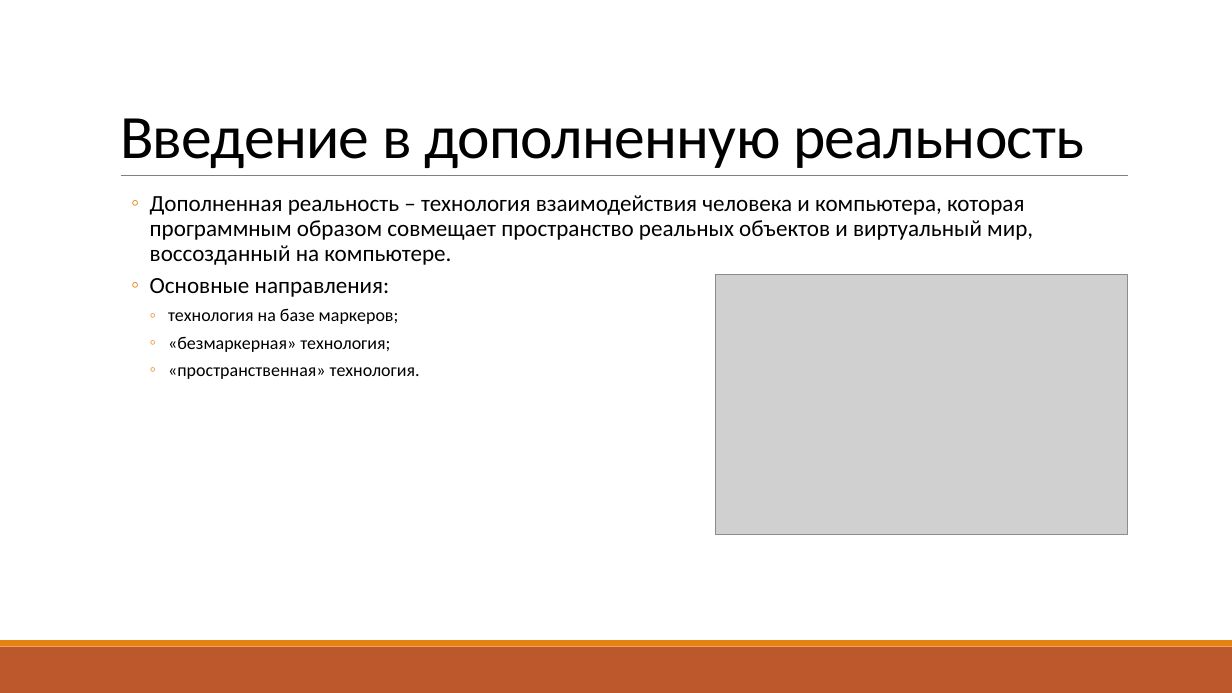
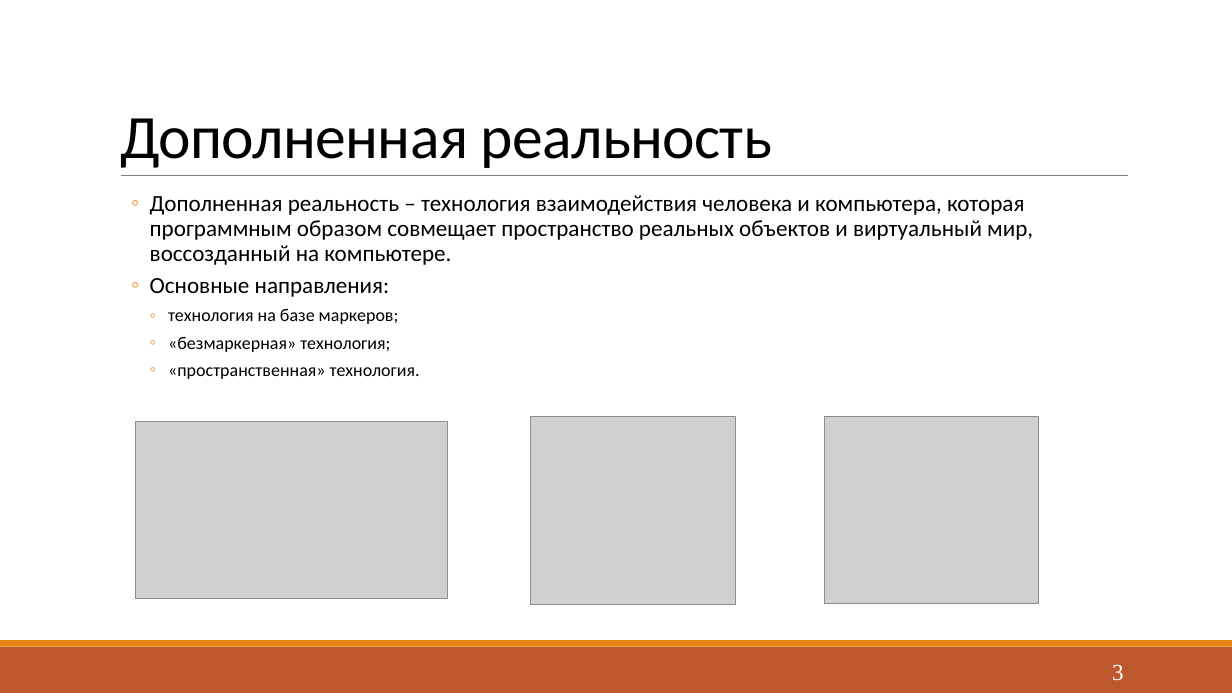
Before and after one commit to Yokud/CGCourseWork, a slide deck: slide 3 of docs/rpz/Presentation.pptx. Drawn at 1232x693 pixels with LibreOffice and Linux fonts; fonts in the diff are those of the drawing; grey boxes stand for pictures. Boxes give left, top, right and bottom in pixels: in the first picture for what was removed or moved away, otherwise in the second. Text is boxed around its words. In the diff, an @@ line names an element or a change of style, - is before the commit and + after.

```diff
--- a/docs/rpz/Presentation.pptx
+++ b/docs/rpz/Presentation.pptx
@@ title at (x1=120, y1=118, x2=772, y2=168): text changed @@
-Введение в дополненную реальность
+Дополненная реальность
@@ picture removed at (x1=715, y1=274, x2=1128, y2=535) @@
@@ picture added at (x1=531, y1=416, x2=735, y2=604) @@
@@ picture added at (x1=824, y1=416, x2=1039, y2=604) @@
@@ picture added at (x1=135, y1=421, x2=447, y2=598) @@
@@ page number added at (x1=1112, y1=664, x2=1124, y2=681), 18 pt, text #FFFFFF @@
+3
```
Also in this commit, not shown: 8 other slides changed, 6 slides added, 6 slides removed, 4 other files.
